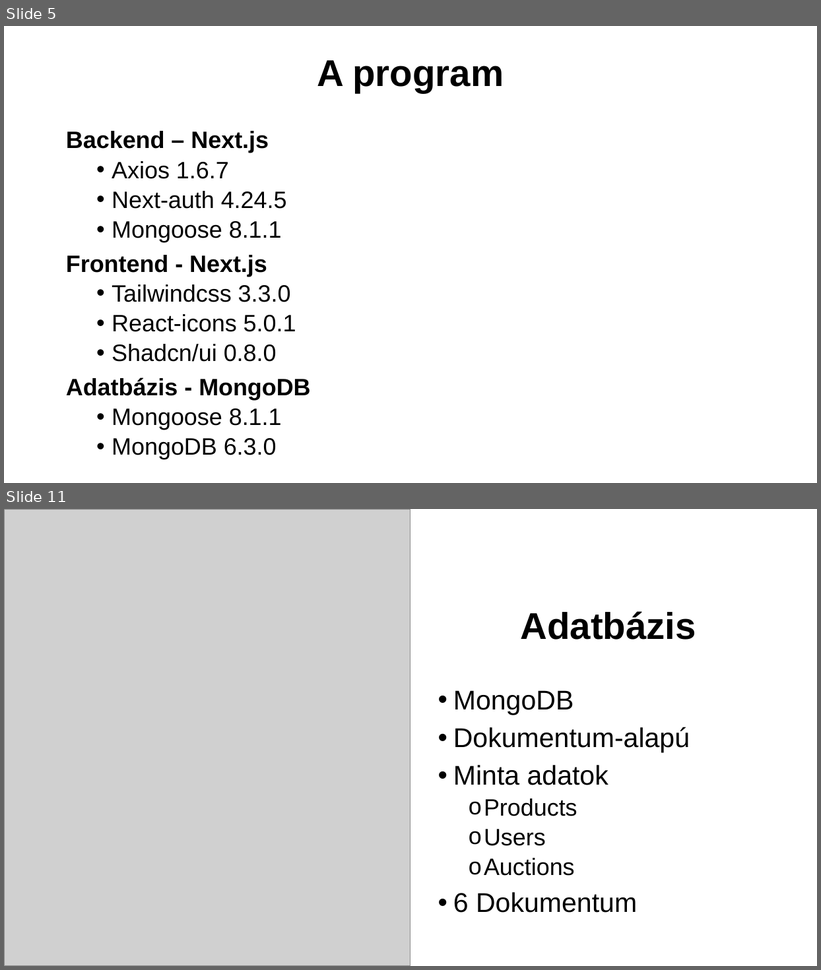
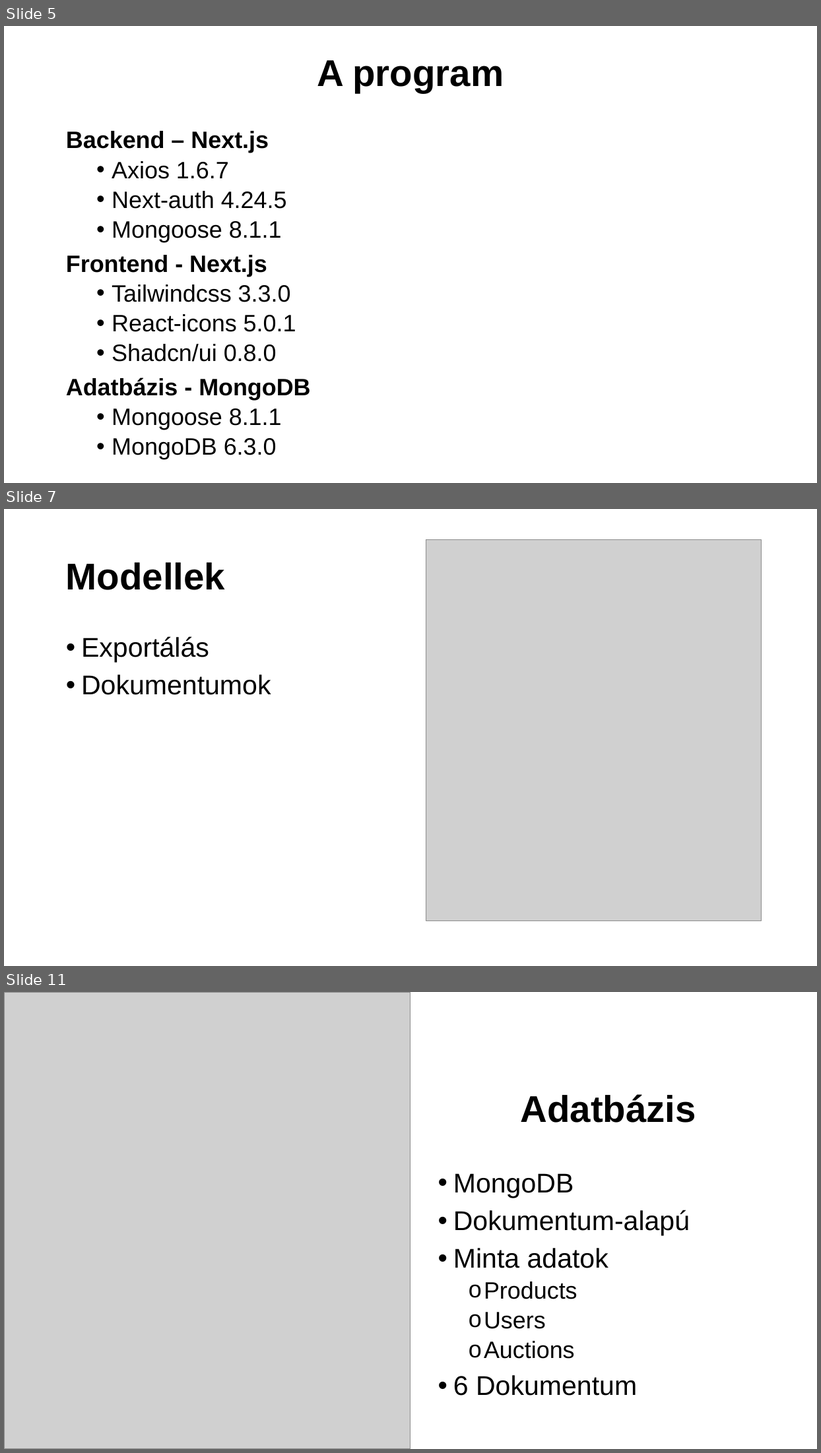
Before and after one commit to SzigetvariMark/pcweb, a slide deck: Bemutato.pptx. Shown one above the other, each under a label of ours: slides 5 and 11 before the commit, slides 5, 7 and 11 after it; the slides between them are not shown. The pictures are 821x970 and 821x1453 pixels, drawn with LibreOffice and Linux fonts; fonts in the diff are those of the drawing; grey boxes stand for pictures. Boxes give left, top, right and bottom in pixels: in the first picture for what was removed or moved away, otherwise in the second. Text is boxed around its words. In the diff, an @@ line names an element or a change of style, - is before the commit and + after.

```diff
--- a/Bemutato.pptx
+++ b/Bemutato.pptx
@@ slide 7 added at <box>4,509,817,966</box>, background #FFFFFF @@
@@ picture added at <box>426,539,762,921</box> @@
@@ title added at <box>66,562,225,590</box>, 44 pt, text #000000, bold @@
+Modellek
@@ text added at <box>81,636,271,695</box>, 32 pt, text #000000 @@
+• Exportálás
+• Dokumentumok
```
Also in this commit, not shown: 3 slides changed, 1 other slide added, 2 slides removed.
